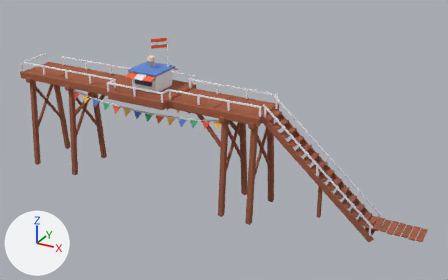
The glTF model public/assets/toycar/set-pier-bridge.glb as it was, and as the next commit left it.
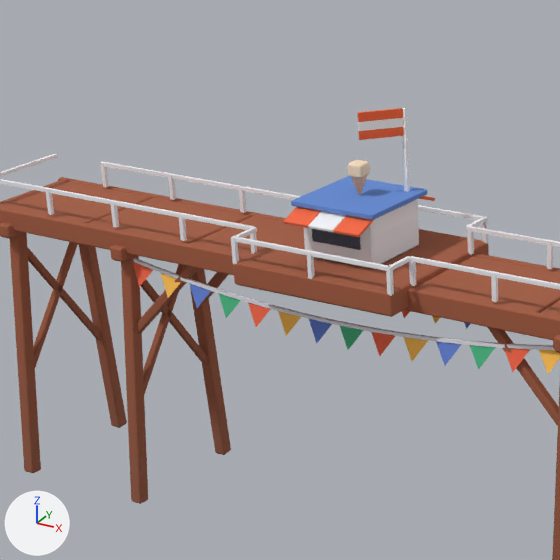
Each version appears first whole from a 50 mm camera at (17.92, -24.94, 15.0) aimed at (4.15, 0.1, 2.48), and next in a close-up on the part from 6% to 49% of the width and 0% to 70% of the height. Every picture has the same lights, and +X, +Y and +Z are marked at lower left. The last two pictures show the newer version. Where no turn or scale is listed for an object, it has been applied to the vertices. Vertices at exactly the same position are counted once.

Script lines for the objects in view, before the commit:
```python
me_anim_flutter_a_z_d_4_n_2_p_4_6_span0 = bpy.data.meshes.new('anim_flutter:a=z:d=4:n=2:p=4.6#span0')
me_anim_flutter_a_z_d_4_n_2_p_4_6_span0.from_pydata(...)  # 42 vertices, 14 faces; spans x 0.05..9.45, y -0.16..0.0, z -0.85..-0.01
me_anim_flutter_a_z_d_4_n_2_p_4_6_span0.materials.append(mat_colormap)  # picture img_colormap_png
me_anim_flutter_d_7_p_3_2_pier = bpy.data.meshes.new('anim_flutter:d=7:p=3.2#pier')
me_anim_flutter_d_7_p_3_2_pier.from_pydata(...)  # 16 vertices, 36 faces; spans x -0.551..0.004, y -0.66..-0.004, z -0.48..0.0
me_anim_flutter_d_7_p_3_2_pier.materials.append(mat_colormap)  # picture img_colormap_png
me_bridge = bpy.data.meshes.new('bridge')
me_bridge.from_pydata(...)  # 1644 vertices, 2756 faces; spans x -1.3..19.3, y -1.6..1.6, z -5.4..2.8
me_bridge.materials.append(mat_colormap)  # picture img_colormap_png
ob_anim_flutter_a_z_d_4_n_2_p_4_6_span0 = bpy.data.objects.new('anim_flutter:a=z:d=4:n=2:p=4.6#span0', me_anim_flutter_a_z_d_4_n_2_p_4_6_span0)
ob_anim_flutter_a_z_d_4_n_2_p_4_6_span0.location = (-4.75, -0.9, 3.97)
ob_anim_flutter_d_7_p_3_2_pier = bpy.data.objects.new('anim_flutter:d=7:p=3.2#pier', me_anim_flutter_d_7_p_3_2_pier)
ob_anim_flutter_d_7_p_3_2_pier.location = (0.6, 0.6, 7.16)
ob_bridge = bpy.data.objects.new('bridge', me_bridge)
ob_bridge.location = (-6.97, 0.0, 4.39)
```
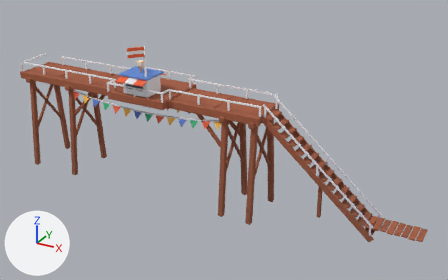
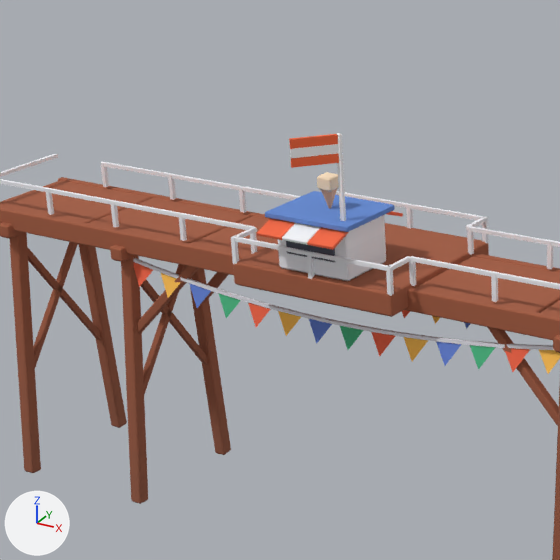
Location of each change, [x1, y1, x2, y2] in pixels of the close-ups (560 x 560 px; the box of a moved part takes in the faces that stretch with it):
'bridge', reshaped: before [0, 108, 560, 560]; after [0, 133, 560, 560]
'anim_flutter:d=7:p=3.2#pier', moved: before [357, 108, 404, 140]; after [289, 134, 339, 168]
part 1 of me_bridge, moved or reshaped: before [304, 199, 419, 269]; after [278, 215, 386, 281]
part 2 of me_bridge, moved or reshaped: before [291, 176, 427, 220]; after [265, 191, 395, 232]
part 3 of me_bridge, moved or reshaped: before [418, 196, 435, 201]; after [387, 211, 403, 217]
part 4 of me_bridge, moved or reshaped: before [283, 207, 321, 228]; after [257, 218, 295, 240]
part 5 of me_bridge, moved or reshaped: before [308, 211, 346, 232]; after [282, 223, 321, 245]
part 6 of me_bridge, moved or reshaped: before [333, 216, 374, 237]; after [307, 228, 349, 250]
part 7 of me_bridge, moved or reshaped: before [312, 229, 361, 250]; after [286, 241, 335, 262]
part 8 of me_bridge, moved or reshaped: before [351, 175, 367, 195]; after [321, 189, 337, 209]
part 9 of me_bridge, moved or reshaped: before [347, 160, 370, 179]; after [317, 172, 339, 192]
part 10 of me_bridge, moved or reshaped: before [401, 108, 410, 192]; after [337, 133, 346, 221]

Edits to the bpy script that builds the scene:
```text
Change me_bridge:
    used by ob_bridge; location = (-6.97, 0.0, 4.39)
    remove me_bridge.from_pydata(...)  # 1644 vertices, 2756 faces; spans x -1.3..19.3, y -1.6..1.6, z -5.4..2.8
    add me_bridge.from_pydata(...)  # 1644 vertices, 2756 faces; spans x -1.3..19.3, y -2.0..1.6, z -5.4..2.8
    me_bridge part 1: the loose piece of 24 vertices spanning x 6.2..7.7, y -0.8..0.8, z 0.2..1.2 is scaled about its middle by (1, 0.791, 1), then moved by (0.0, -0.9, 0.0)
    me_bridge part 2: the loose piece of 24 vertices spanning x 6.1..7.8, y -0.9..0.9, z 1.2..1.3 is scaled about its middle by (1, 0.825, 1), then moved by (0.0, -0.9, 0.0)
    me_bridge part 3: the loose piece of 24 vertices spanning x 7.2..7.8, y 0.7..1.2, z 1.0..1.2 is moved by (0.0, -1.1, 0.0)
    me_bridge part 4: the loose piece of 24 vertices spanning x 6.2..6.7, y -1.2..-0.7, z 1.0..1.2 is moved by (0.0, -0.7, 0.0)
    me_bridge part 5: the loose piece of 24 vertices spanning x 6.7..7.2, y -1.2..-0.7, z 1.0..1.2 is moved by (0.0, -0.7, 0.0)
    me_bridge part 6: the loose piece of 24 vertices spanning x 7.2..7.8, y -1.2..-0.7, z 1.0..1.2 is moved by (0.0, -0.7, 0.0)
    me_bridge part 7: the loose piece of 8 vertices spanning x 6.5..7.5, y -0.8..-0.7, z 0.6..0.9 is moved by (0.0, -0.8, 0.0)
    me_bridge part 8: the loose piece of 12 vertices spanning x 6.8..7.1, y -0.2..0.2, z 1.3..1.6 is moved by (0.0, -0.9, 0.0)
    me_bridge part 9: the loose piece of 24 vertices spanning x 6.8..7.1, y -0.2..0.2, z 1.6..1.9 is moved by (0.0, -0.9, 0.0)
    me_bridge part 10: the loose piece of 8 vertices spanning x 7.5..7.6, y 0.6, z 1.3..2.8 is moved by (0.0, -2.0, 0.0)
    other edits to the shape of me_bridge do not show in these pictures
Change ob_anim_flutter_d_7_p_3_2_pier:
    ob_anim_flutter_d_7_p_3_2_pier.location: (0.6, 0.6, 7.16) -> (0.6, -1.35, 7.16)
```
